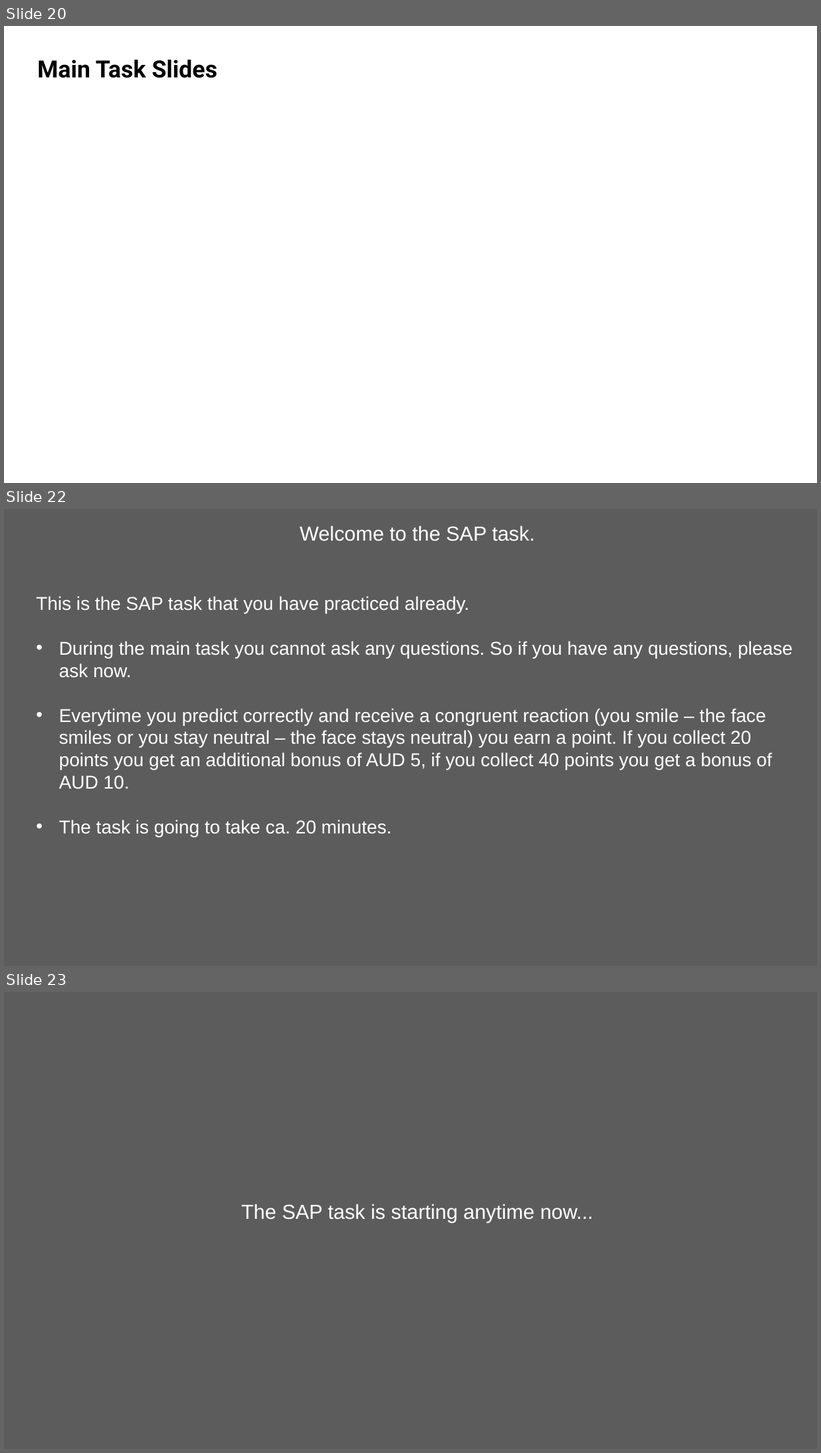
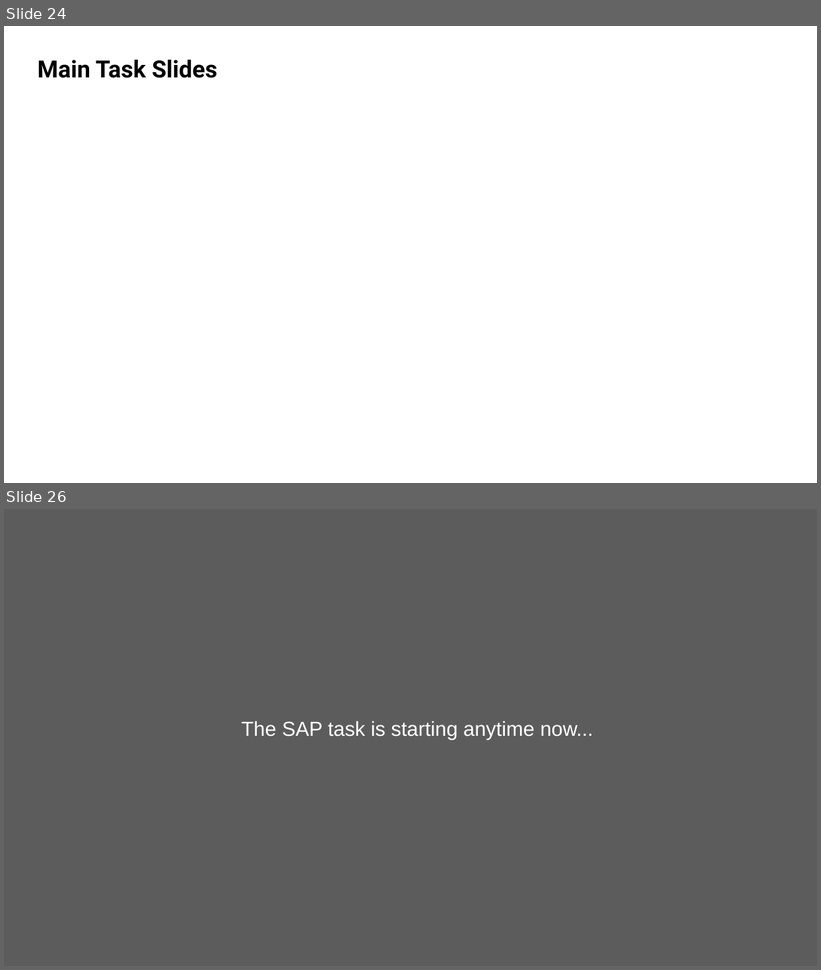
Before and after one commit to kwellstein/social_affective_prediction_task, a slide deck: task/stimuli/originals_SAP_Task.pptx. Shown one above the other, each under a label of ours: slides 20, 22 and 23 before the commit, slides 24 and 26 after it; the slides between them are not shown. The pictures are 821x1453 and 821x970 pixels, drawn with LibreOffice and Linux fonts; fonts in the diff are those of the drawing. Boxes give left, top, right and bottom in pixels: in the first picture for what was removed or moved away, otherwise in the second. Text is boxed around its words. In the diff, an @@ line names an element or a change of style, - is before the commit and + after.

```diff
--- a/task/stimuli/originals_SAP_Task.pptx
+++ b/task/stimuli/originals_SAP_Task.pptx
@@ slide 22 removed at <box>4,509,817,966</box>, background #5C5C5C @@
@@ text removed at <box>36,525,793,838</box> @@
-Welcome to the SAP task.
-This is the SAP task that you have practiced already.
-• During the main task you cannot ask any questions. So if you have any questions, please ask now.
-• Everytime you predict correctly and receive a congruent reaction (you smile – the face smiles or you stay neutral – the face stays neutral) you earn a point. If you collect 20 points you get an additional bonus of AUD 5, if you collect 40 points you get a bonus of AUD 10.
-• The task is going to take ca. 20 minutes.
@@ what was slide 20 is now slide 24 @@
@@ what was slide 23 is now slide 26 @@
```
Also in this commit, not shown: 5 slides changed, 16 slides added, 30 other slides removed, 50 other files.
